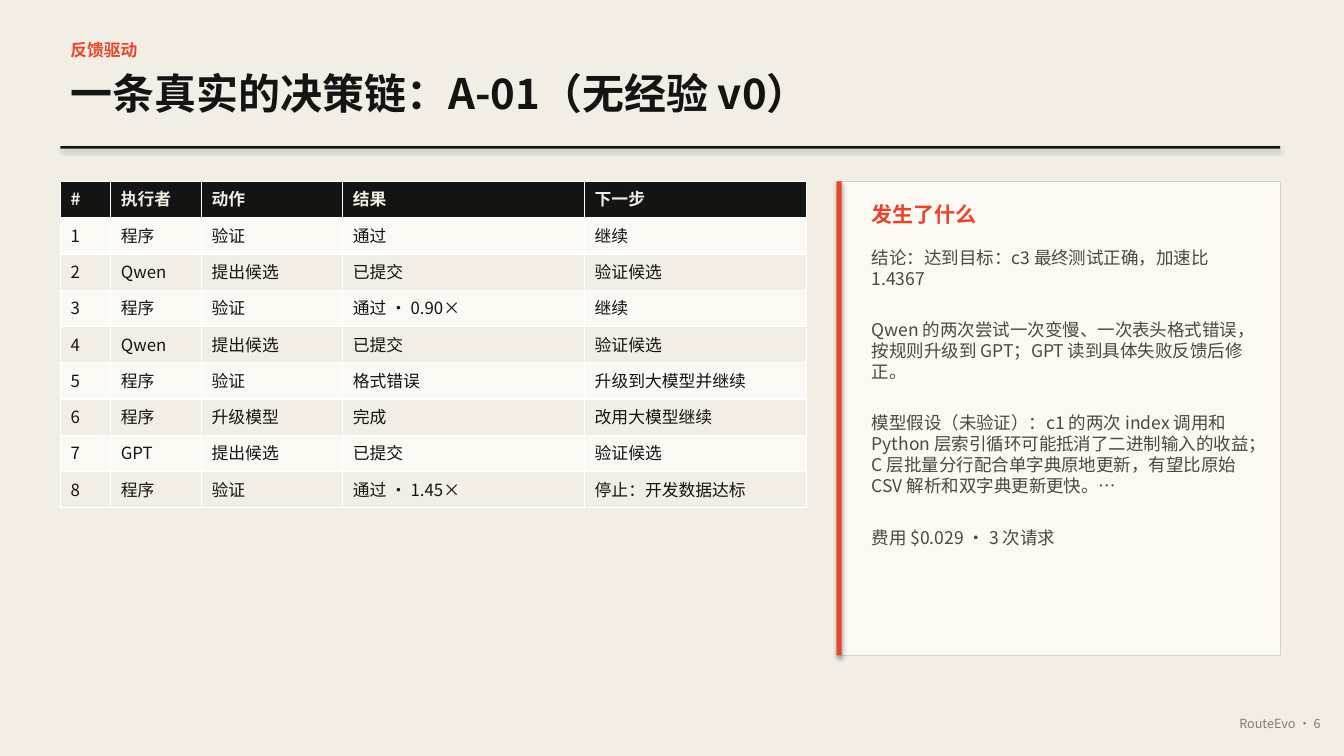
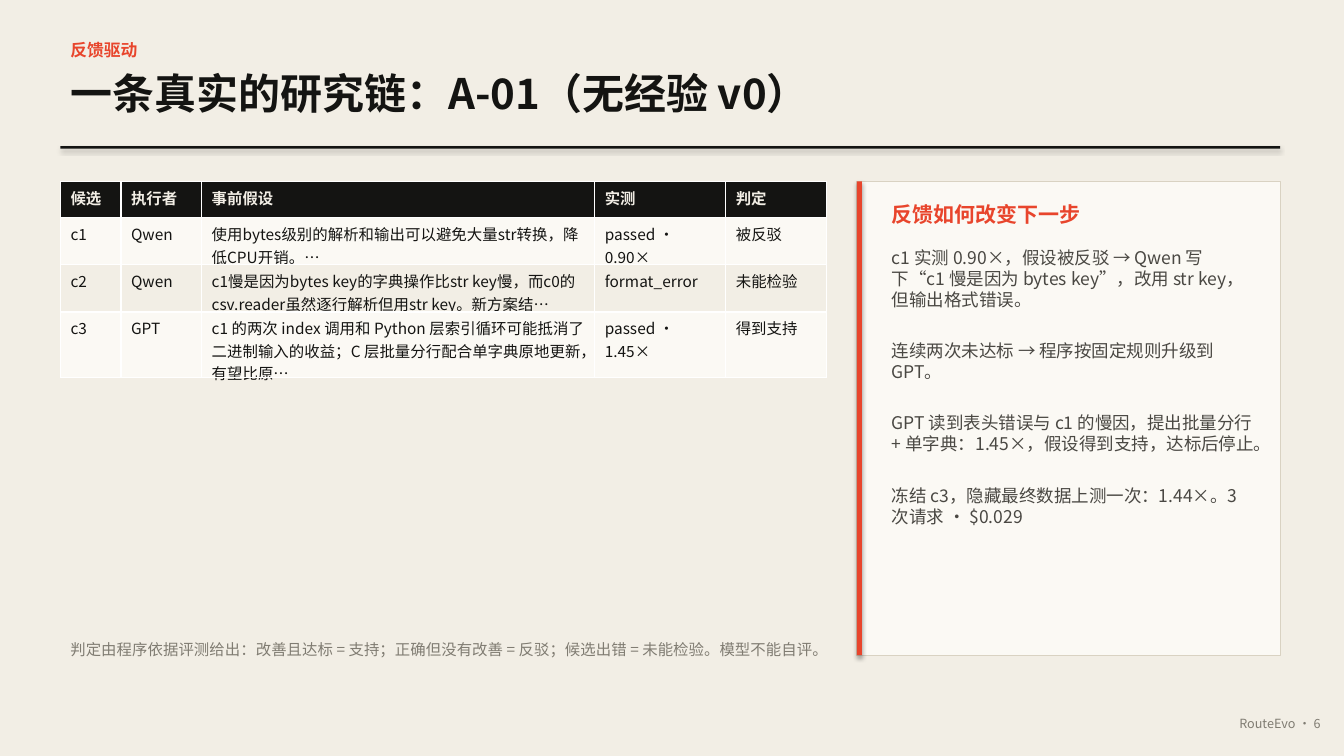
Before and after one commit to bohack-2026-hw/QuotaCrux, a slide deck: slide 6 of docs/RouteEvo.pptx. Drawn at 1344x756 pixels with LibreOffice and Linux fonts; fonts in the diff are those of the drawing. Boxes give left, top, right and bottom in pixels: in the first picture for what was removed or moved away, otherwise in the second. Text is boxed around its words. In the diff, an @@ line names an element or a change of style, - is before the commit and + after.

```diff
--- a/docs/RouteEvo.pptx
+++ b/docs/RouteEvo.pptx
@@ text at <box>70,73,809,113</box>: text changed @@
-一条真实的决策链：A-01（无经验 v0）
+一条真实的研究链：A-01（无经验 v0）
@@ table at <box>60,181,827,385</box> @@
-row 1: # | 执行者 | 动作 | 结果 | 下一步
-row 2: 1 | 程序 | 验证 | 通过 | 继续
-row 3: 2 | Qwen | 提出候选 | 已提交 | 验证候选
-row 4: 3 | 程序 | 验证 | 通过 · 0.90× | 继续
-row 5: 4 | Qwen | 提出候选 | 已提交 | 验证候选
-row 6: 5 | 程序 | 验证 | 格式错误 | 升级到大模型并继续
-row 7: 6 | 程序 | 升级模型 | 完成 | 改用大模型继续
-row 8: 7 | GPT | 提出候选 | 已提交 | 验证候选
-row 9: 8 | 程序 | 验证 | 通过 · 1.45× | 停止：开发数据达标
+row 1: 候选 | 执行者 | 事前假设 | 实测 | 判定
+row 2: c1 | Qwen | 使用bytes级别的解析和输出可以避免大量str转换，降低CPU开销。… | passed · 0.90× | 被反驳
+row 3: c2 | Qwen | c1慢是因为bytes key的字典操作比str key慢，而c0的csv.reader虽然逐行解析但用str key。新方案结… | format_error | 未能检验
+row 4: c3 | GPT | c1 的两次 index 调用和 Python 层索引循环可能抵消了二进制输入的收益；C 层批量分行配合单字典原地更新，有望比原… | passed · 1.45× | 得到支持
@@ table: place and size @@
-table at <box>60,181,807,508</box>
+table at <box>60,181,827,385</box>
@@ rectangle: place and size @@
-rectangle at <box>837,181,1280,655</box>
+rectangle at <box>857,181,1280,655</box>
@@ rectangle: place and size @@
-rectangle at <box>837,181,842,655</box>
+rectangle at <box>857,181,862,655</box>
@@ text at <box>892,204,1081,224</box>: text changed @@
-发生了什么
+反馈如何改变下一步
@@ text at <box>892,249,1271,525</box>: text changed @@
-结论：达到目标：c3 最终测试正确，加速比 1.4367
-Qwen 的两次尝试一次变慢、一次表头格式错误，按规则升级到 GPT；GPT 读到具体失败反馈后修正。
-模型假设（未验证）：c1 的两次 index 调用和 Python 层索引循环可能抵消了二进制输入的收益；C 层批量分行配合单字典原地更新，有望比原始 CSV 解析和双字典更新更快。…
-费用 $0.029 · 3 次请求
+c1 实测 0.90×，假设被反驳 → Qwen 写下“c1 慢是因为 bytes key”，改用 str key，但输出格式错误。
+连续两次未达标 → 程序按固定规则升级到 GPT。
+GPT 读到表头错误与 c1 的慢因，提出批量分行 + 单字典：1.45×，假设得到支持，达标后停止。
+冻结 c3，隐藏最终数据上测一次：1.44×。3 次请求 · $0.029
@@ text added at <box>70,642,827,657</box>, 11 pt, text #807C72 @@
+判定由程序依据评测给出：改善且达标 = 支持；正确但没有改善 = 反驳；候选出错 = 未能检验。模型不能自评。
```
Also in this commit, not shown: 16 other slides changed, 3 slides added, 4 other files.
